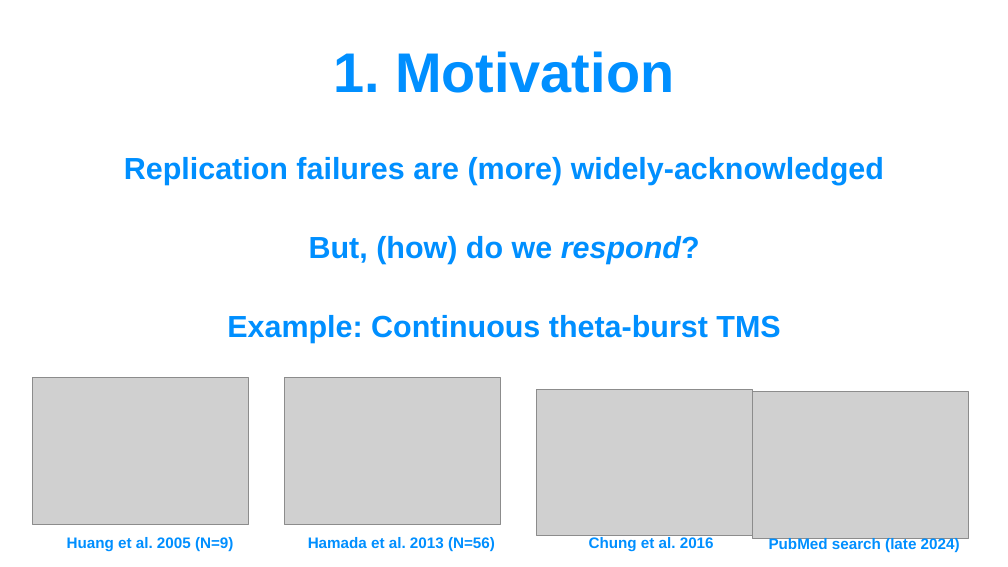
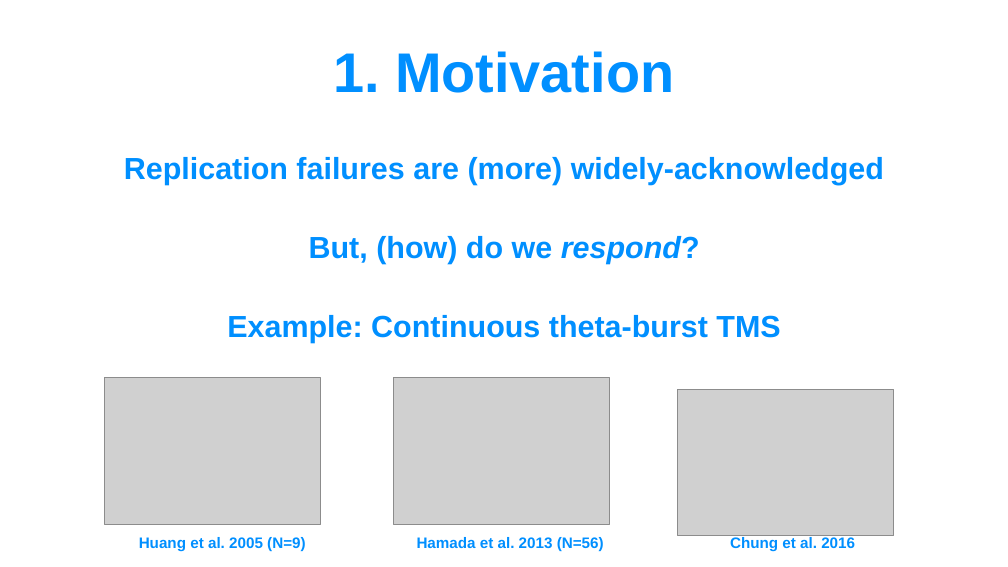
Before and after one commit to TMSMultiLab/TMSMultiLab, a slide deck: slide 4 of Meetings/2025_01_31_TMSMultiLab_Intro.pptx (slide 3 before the commit). Drawn at 1008x567 pixels with LibreOffice and Linux fonts; fonts in the diff are those of the drawing; grey boxes stand for pictures. Boxes give left, top, right and bottom in pixels: in the first picture for what was removed or moved away, otherwise in the second. Text is boxed around its words. In the diff, an @@ line names an element or a change of style, - is before the commit and + after.

```diff
--- a/Meetings/2025_01_31_TMSMultiLab_Intro.pptx
+++ b/Meetings/2025_01_31_TMSMultiLab_Intro.pptx
@@ picture: place and size @@
-picture at [32, 378, 248, 524]
+picture at [104, 378, 320, 524]
@@ picture: place and size @@
-picture at [284, 378, 500, 524]
+picture at [393, 378, 609, 524]
@@ picture: place and size @@
-picture at [537, 390, 753, 536]
+picture at [678, 390, 894, 536]
@@ picture removed at [753, 391, 969, 538] @@
@@ text "Huang et al. 2005 (N=9)": place and size @@
-text "Huang et al. 2005 (N=9)" at [67, 537, 233, 552]
+text "Huang et al. 2005 (N=9)" at [139, 537, 305, 552]
@@ text "Hamada et al. 2013 (N=56)": place and size @@
-text "Hamada et al. 2013 (N=56)" at [308, 537, 495, 551]
+text "Hamada et al. 2013 (N=56)" at [417, 537, 604, 551]
@@ text "Chung et al. 2016": place and size @@
-text "Chung et al. 2016" at [589, 537, 714, 552]
+text "Chung et al. 2016" at [730, 537, 855, 552]
@@ text removed at [769, 536, 960, 552] @@
-PubMed search (late 2024)
```
Also in this commit, not shown: 7 other slides changed, 2 slides added.
